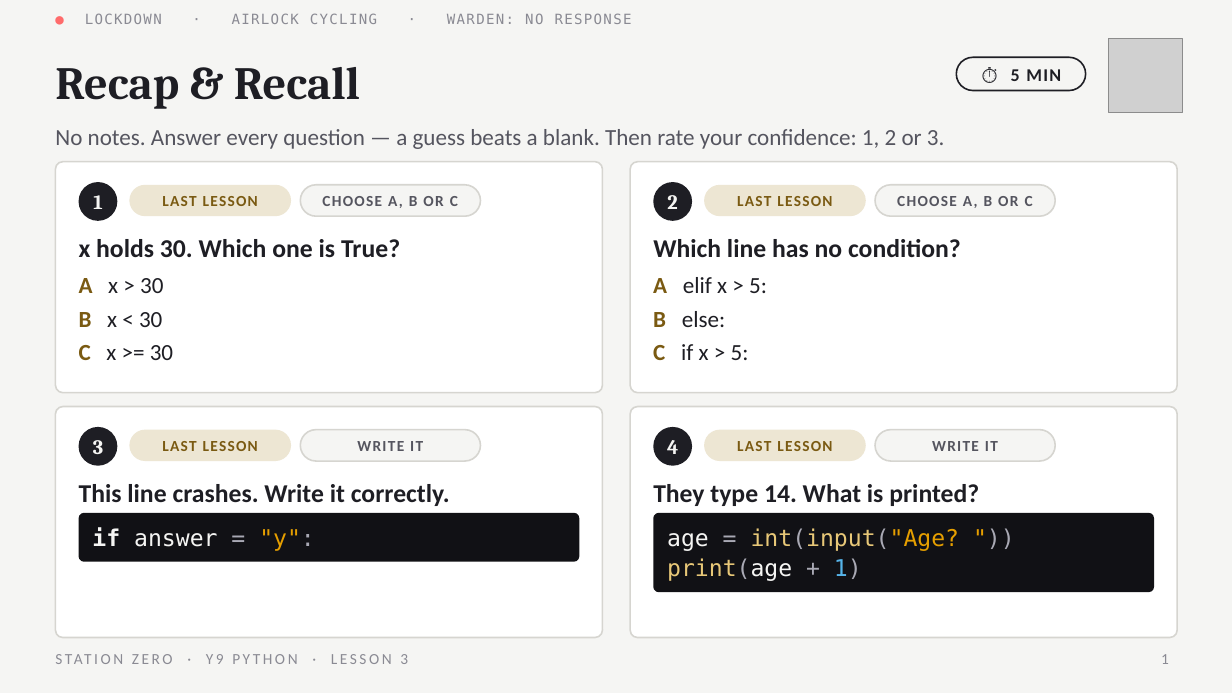
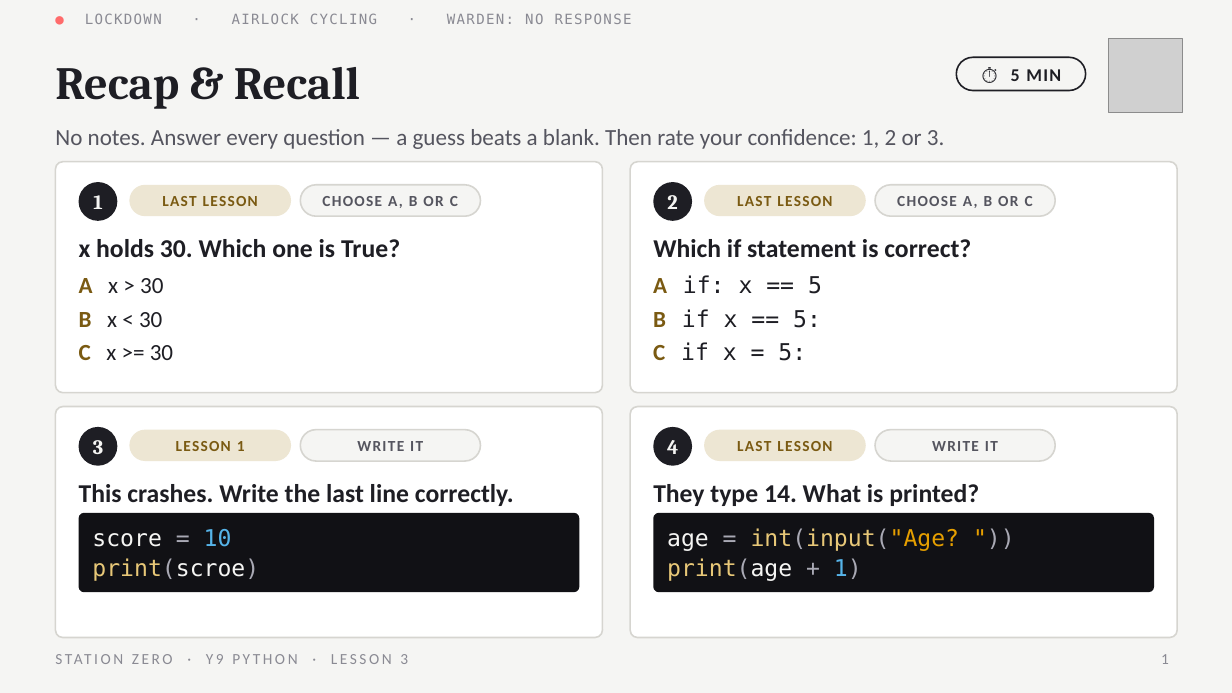
Before and after one commit to OGAComputing/interactive, a slide deck: slide 1 of _presentations/Y9_Python/L3_While_Loops.pptx. Drawn at 1232x693 pixels with LibreOffice and Linux fonts; fonts in the diff are those of the drawing; grey boxes stand for pictures; background and template pictures are left out. Boxes give left, top, right and bottom in pixels: in the first picture for what was removed or moved away, otherwise in the second. Text is boxed around its words. In the diff, an @@ line names an element or a change of style, - is before the commit and + after.

```diff
--- a/_presentations/Y9_Python/L3_While_Loops.pptx
+++ b/_presentations/Y9_Python/L3_While_Loops.pptx
@@ text at bbox=[653, 239, 971, 257]: text changed @@
-Which line has no condition?
+Which if statement is correct?
@@ text at bbox=[653, 275, 822, 294]: text changed; font Calibri to DejaVu Sans Mono @@
-A elif x > 5:
+A if: x == 5
@@ text at bbox=[653, 309, 821, 328]: text changed; font Calibri to DejaVu Sans Mono @@
-B else:
+B if x == 5:
@@ text at bbox=[653, 342, 806, 361]: text changed; font Calibri to DejaVu Sans Mono @@
-C if x > 5:
+C if x = 5:
@@ text at bbox=[176, 441, 245, 451]: text changed @@
-LAST LESSON
+LESSON 1
@@ text at bbox=[79, 484, 514, 506]: text changed @@
-This line crashes. Write it correctly.
+This crashes. Write the last line correctly.
@@ rounded rectangle: place and size @@
-rounded rectangle at bbox=[79, 513, 579, 562]
+rounded rectangle at bbox=[79, 513, 579, 592]
@@ rounded rectangle at bbox=[79, 513, 579, 592]: proportions changed @@
@@ text at bbox=[92, 529, 232, 547]: text changed @@
-if answer = "y":
+score = 10
@@ text added at bbox=[92, 558, 259, 581], 18 pt, text #E8C878 @@
+print(scroe)
```
Also in this commit, not shown: 1 other slide changed, 3 slides added, 7 slides removed, 5 other files.
